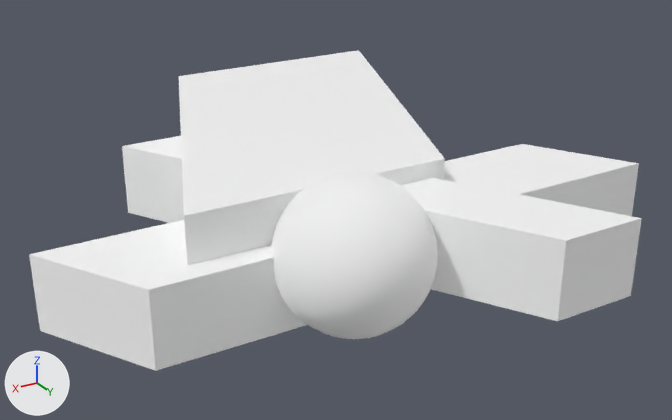
Before and after pictures for a commit that changed the glTF model assets/Konstrukt_01.glb.
One viewpoint serves both versions: a camera (50 mm lens) standing at (2.491, 4.077, 1.755) and looking at (0.243, 0.33, -0.119). Arrows for +X, +Y and +Z are at lower left; the lights stay in place. Where no turn or scale is listed for an object, it has been applied to the vertices.

Objects in the first picture: 'black', 'red', 'white', 'yellow'.
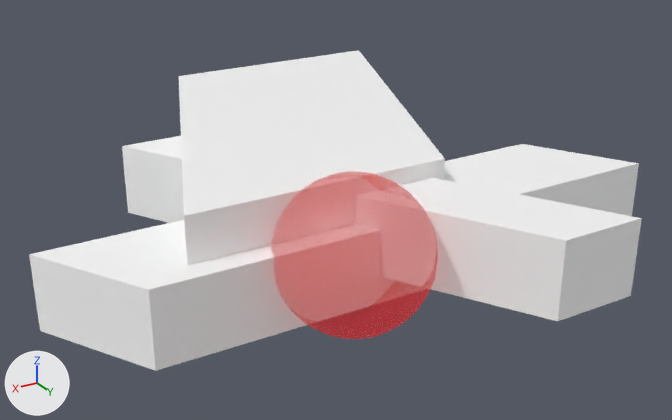
What differs and where, as boxes [x1, y1, x2, y2] in the pictures (672 x 420 px):
'red', recoloured, surface changed
    both: [271, 171, 438, 339]

What changed in the scene script:
```text
Change mat_material_003:
    mat_material_003.metallic: 1.0 -> 0.0
    mat_material_003.roughness: 1.0 -> 0.5
    mat_material_003.base_color: (1.0, 1.0, 1.0) -> (0.356, 0.000304, 0.000304)  # white #ffffff -> red #a10101
    mat_material_003.alpha: 1.0 -> 0.45
    add mat_material_003.emission_strength = 1.0
    add mat_material_003.emission_color = (0.356, 0.000304, 0.000304)  # red #a10101
```
